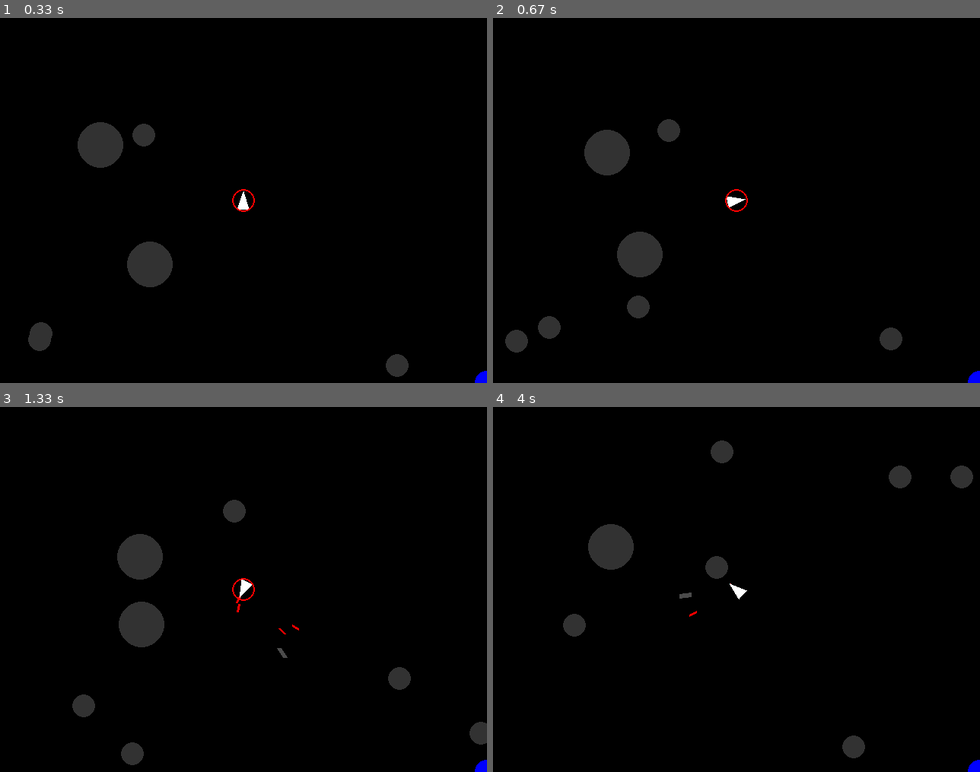
Above: before the commit, frames 1-4 (two rows, left to right).
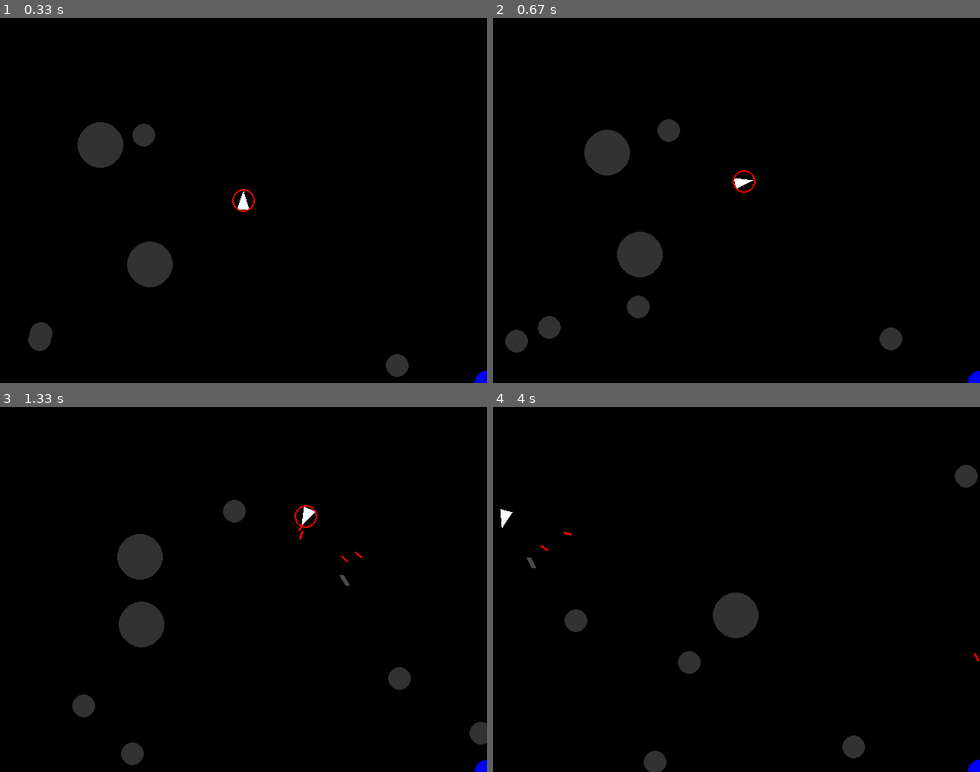
Above: after the commit, the same moments.

Repository: cub525/asteroids
Game: pygame game, started from asteroids.py
Same seed, same stepped clock (60 frames per second), same inputs: the game is played once before the commit and once after it.
Inputs:
- Up to frame 1 (0.33 s): no input
- Up to frame 2 (0.67 s): hold W from 0.33 s (still down); hold Right from 0.33 s (still down)
- Up to frame 3 (1.33 s): release W at 0.8 s; release Right at 0.8 s; hold Right 0.83-1.3 s; tap Space at 0.9, 1.2 s; tap B at 0.98 s
- Up to frame 4 (4 s): hold W 1.33-1.63 s; tap Space at 1.4, 1.73, 2.03, 2.23, 2.53, 2.8, 3.23, 3.63, 3.93 s; hold Right 1.67-2.13 s; hold A 2.17-2.7 s; tap B at 2.32, 3.72 s; hold Left 2.73-3.13 s; hold W 3.17-3.53 s; hold Right from 3.57 s (still down)

Frame 1 is identical in both runs. In frame 2, 0.2% of the frame differs, in the area x 47-54%, y 41-54%; in frame 3, 0.4%; in frame 4, 3.4%, in the area x 1-100%, y 9-100%.

Commit message:
Update asteroids.py
The program now is able to close if you lose the game, and WASD and arrow keys work for control

Diff:
--- a/asteroids.py
+++ b/asteroids.py
@@ -23,7 +23,7 @@
 h = 480;
 MAX_BULLETS = 5;
 MAX_BOMBS = 3;
-MAX_SHIELDS = 3;
+MAX_SHIELDS = 0;
 
 # Game States
 MENU = 0
@@ -241,11 +241,11 @@
             pos=pg.mouse.get_pos()
             Asteroids.append(L_Asteroid(pos[0],pos[1],speed=random.randrange(1,10),theta=random.randrange(0,360)))
       keys = pg.key.get_pressed()
-      if keys[pg.K_UP]:
+      if keys[pg.K_w] or keys[pg.K_UP]:
          ship.forward()
-      if keys[pg.K_LEFT]:
+      if keys[pg.K_a] or keys[pg.K_LEFT]:
          ship.left()
-      if keys[pg.K_RIGHT]:
+      if keys[pg.K_d] or keys[pg.K_RIGHT]:
          ship.right()
       if keys[pg.K_SPACE]: #Shoot
          if len(bullets) <= MAX_BULLETS: # Not too many bullets
@@ -315,10 +315,11 @@
       pg.time.delay(50)
 
    # End while(gameOver)
-
+   while (gameState == GAMEOVER):
+       GetInput()
    #Blank the screen and do nothing
-   screen.fill([0,0,0]);
-   pg.display.flip();
+       screen.fill([0,0,0])
+       pg.display.flip()
 
 
 if __name__ == '__main__': main()
